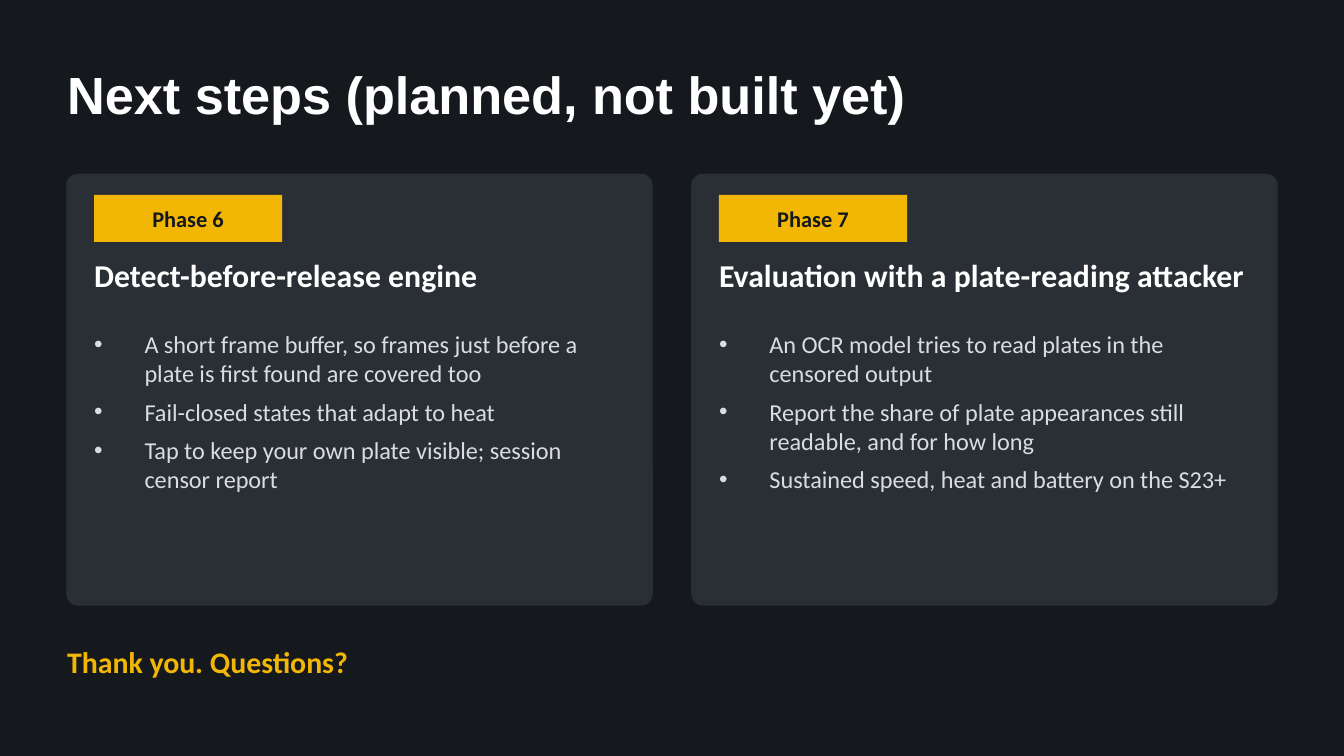
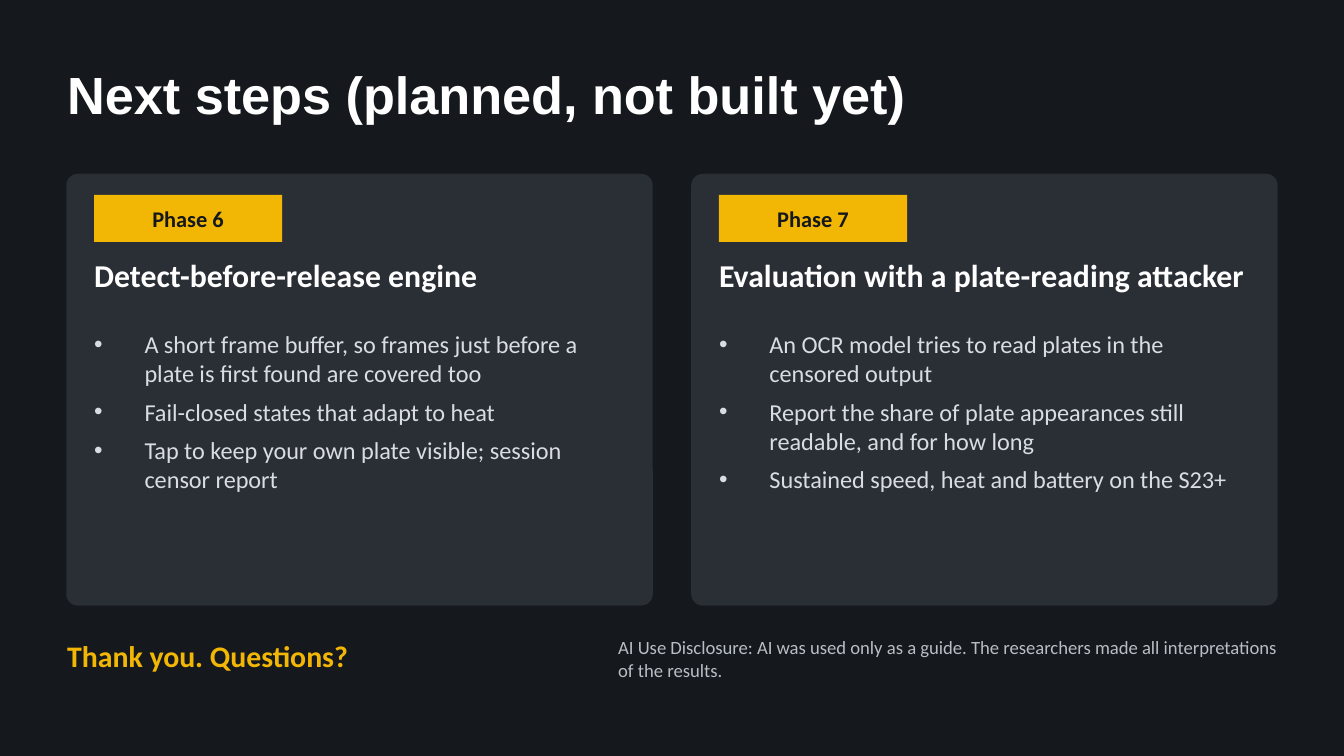
Before and after one commit to RedGla/cenpai, a slide deck: slide 10 of docs/presentation/cenpai_2026-11-24.pptx. Drawn at 1344x756 pixels with LibreOffice and Linux fonts; fonts in the diff are those of the drawing. Boxes give left, top, right and bottom in pixels: in the first picture for what was removed or moved away, otherwise in the second. Text is boxed around its words. In the diff, an @@ line names an element or a change of style, - is before the commit and + after.

```diff
--- a/docs/presentation/cenpai_2026-11-24.pptx
+++ b/docs/presentation/cenpai_2026-11-24.pptx
@@ text "Thank you. Questions?": place and size @@
-text "Thank you. Questions?" at box(67, 652, 348, 678)
+text "Thank you. Questions?" at box(67, 646, 348, 672)
@@ text added at box(618, 641, 1277, 677), 10 pt, text #B8BEC6 @@
+AI Use Disclosure: AI was used only as a guide. The researchers made all interpretations of the results.
```
Also in this commit, not shown: 1 other slide changed.
